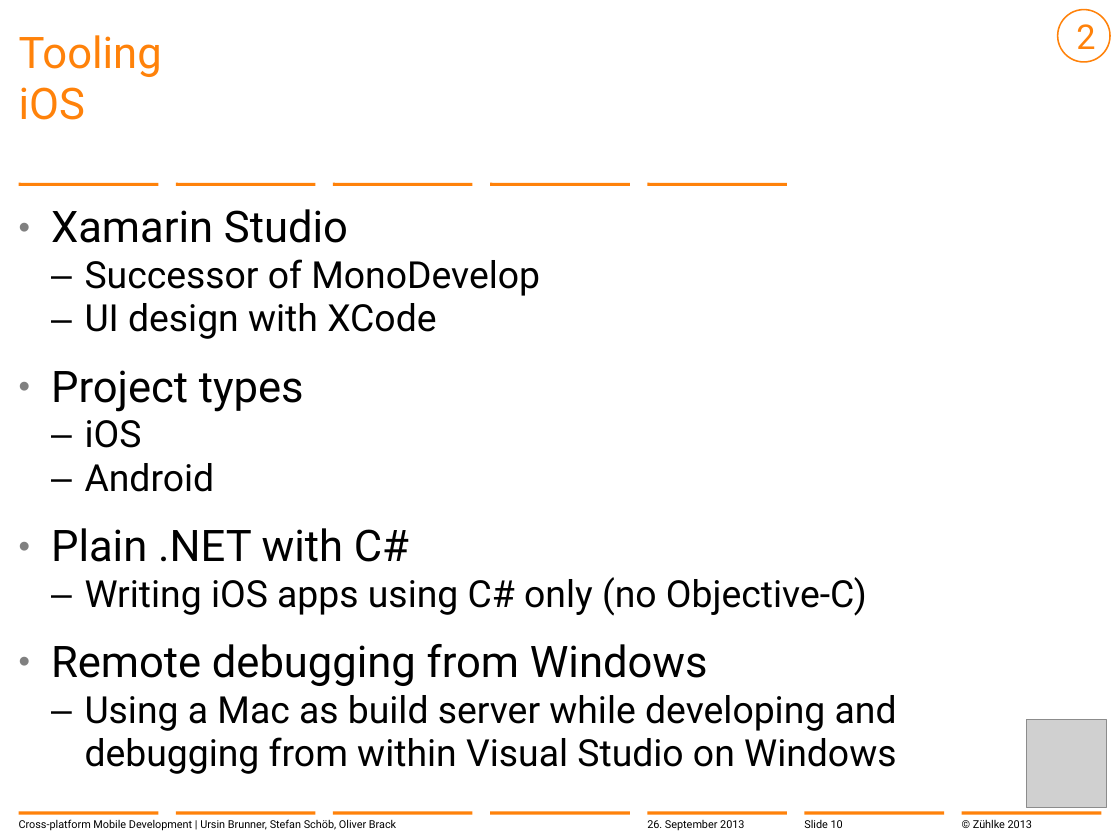
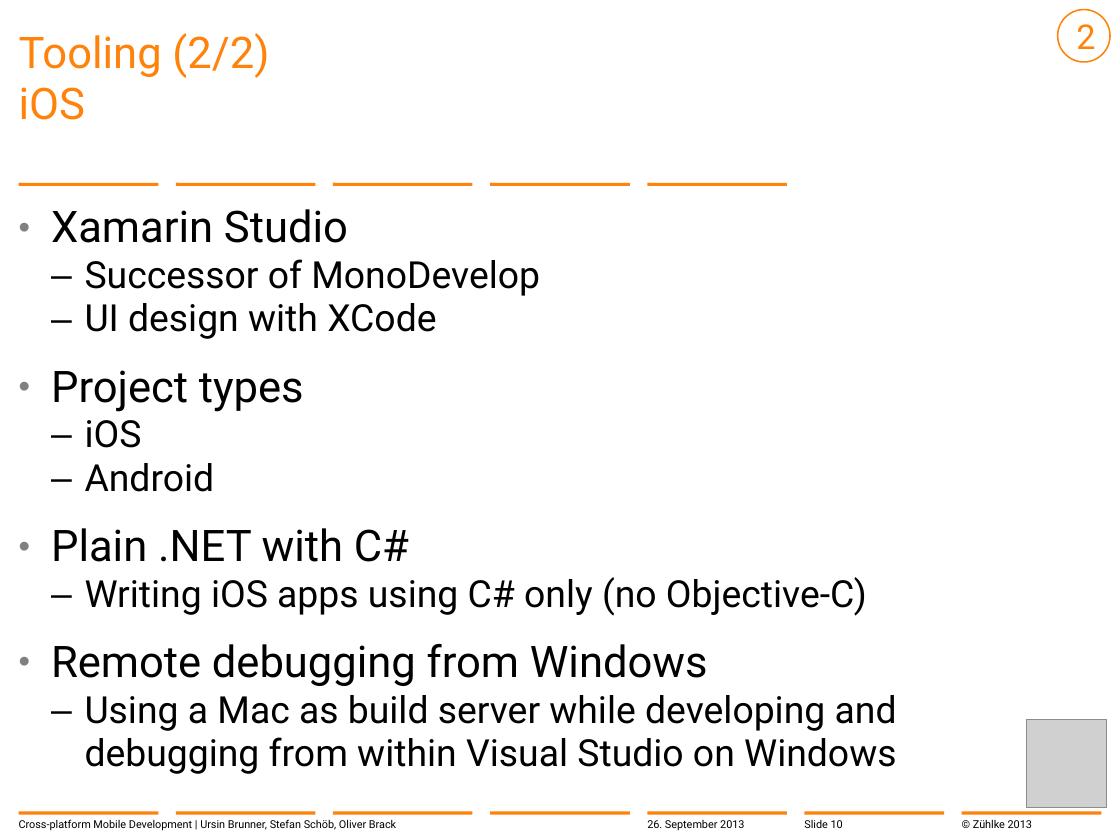
Before and after one commit to brunnurs/zxm, a slide deck: slide 10 of docs/13-09-26 Cross-platform mobile development with C#.pptx. Drawn at 1120x840 pixels with LibreOffice and Linux fonts; fonts in the diff are those of the drawing; grey boxes stand for pictures; background and template pictures are left out. Boxes give left, top, right and bottom in pixels: in the first picture for what was removed or moved away, otherwise in the second. Text is boxed around its words. In the diff, an @@ line names an element or a change of style, - is before the commit and + after.

```diff
--- a/docs/13-09-26 Cross-platform mobile development with C#.pptx
+++ b/docs/13-09-26 Cross-platform mobile development with C#.pptx
@@ title at box(19, 33, 269, 120): text changed @@
-Tooling
-iOS
+Tooling (2/2)
+iOS
```
Also in this commit, not shown: 6 other slides changed.
